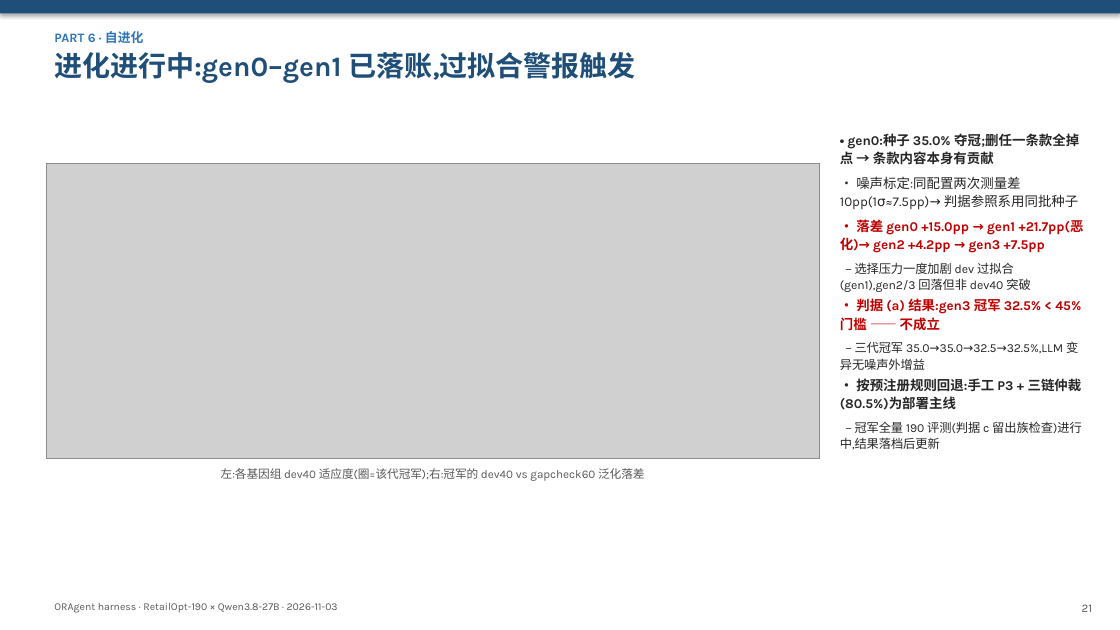
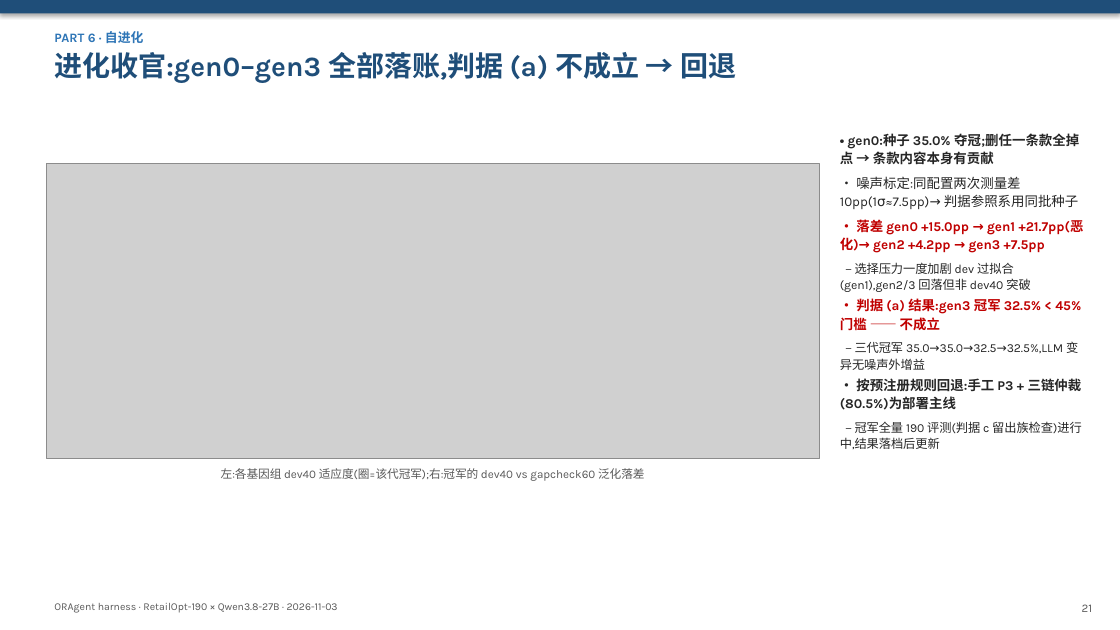
Before and after one commit to Goldfish908/ora, a slide deck: slide 22 of docs/report/ORAgent_report_2026-11-03.pptx. Drawn at 1120x630 pixels with LibreOffice and Linux fonts; fonts in the diff are those of the drawing; grey boxes stand for pictures. Boxes give left, top, right and bottom in pixels: in the first picture for what was removed or moved away, otherwise in the second. Text is boxed around its words. In the diff, an @@ line names an element or a change of style, - is before the commit and + after.

Commit message:
report deck S22 title corrected: evolution closed gen0-3, criterion (a) falsified, rollback (c-number update still pending B8)

```diff
--- a/docs/report/ORAgent_report_2026-11-03.pptx
+++ b/docs/report/ORAgent_report_2026-11-03.pptx
@@ text at box(54, 52, 736, 83): text changed @@
-进化进行中:gen0–gen1 已落账,过拟合警报触发
+进化收官:gen0–gen3 全部落账,判据 (a) 不成立 → 回退
```
Also in this commit, not shown: 2 other files.
